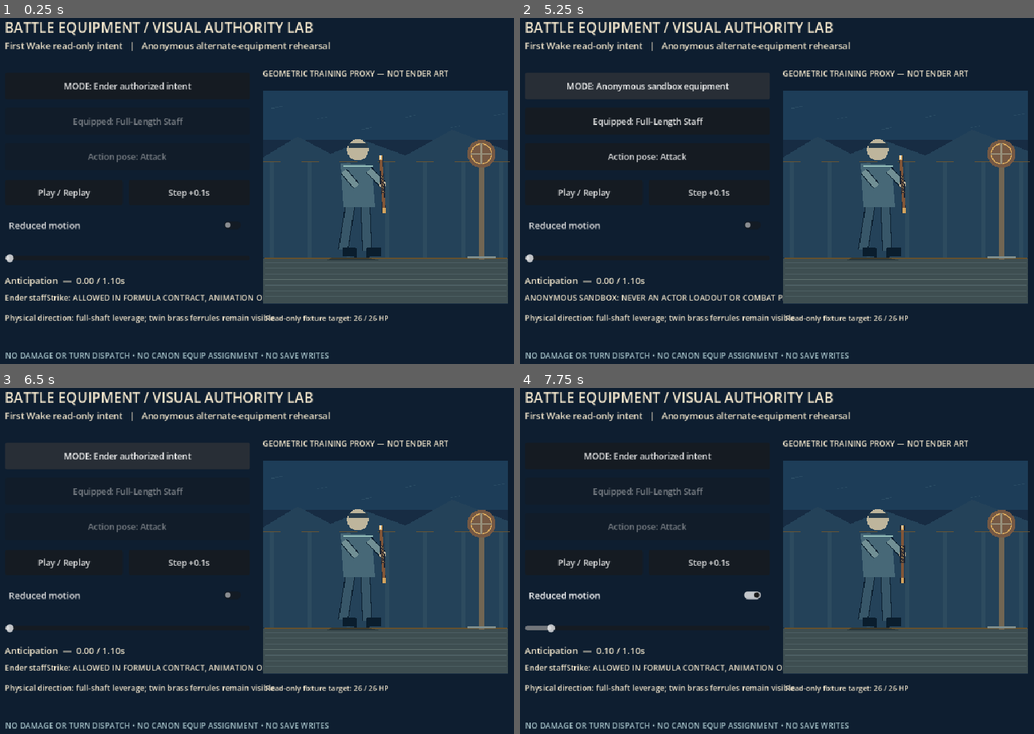
Above: before the commit, frames 1-4 (two rows, left to right).
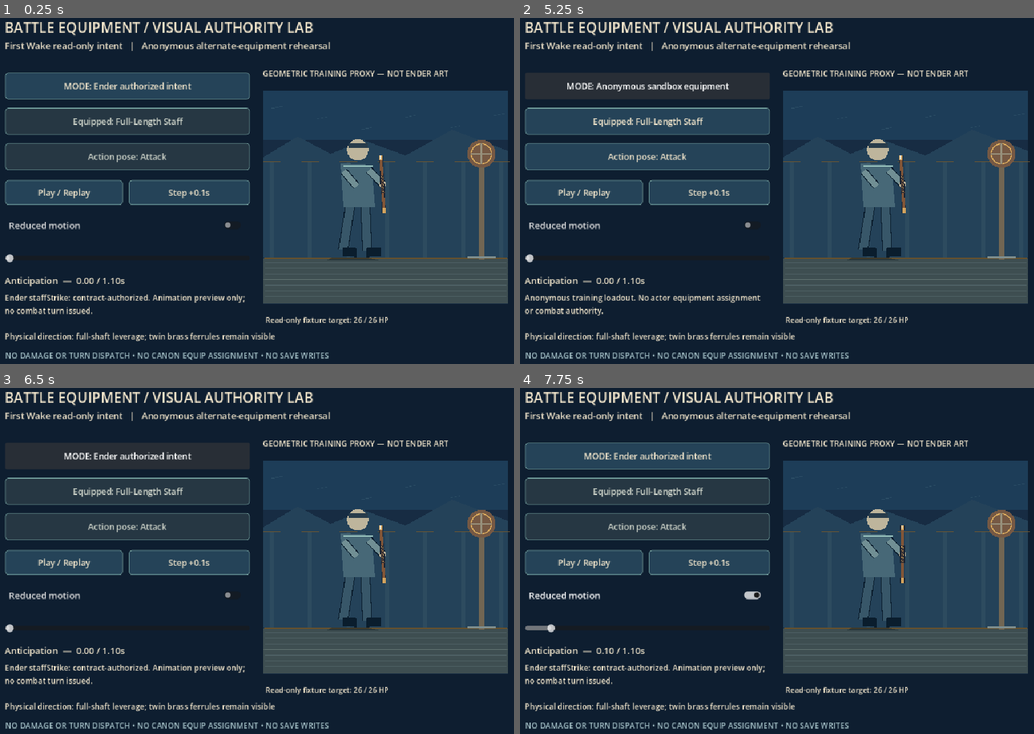
Above: after the commit, the same moments.

Repository: ndrorchestration/ToSailaStarrySky-jrpg
Game: Godot game, scene res://scenes/weapon_battle_equipment_review.tscn
Same seed, same stepped clock (60 frames per second), same inputs: the game is played once before the commit and once after it. This scene is started directly instead of the project's main scene.
Inputs:
- Up to frame 1 (0.25 s): no input
- Up to frame 2 (5.25 s): click "Play / Replay" at 0.5 s; tap Enter at 1.25 s; hold Right (ui_right) 1.28-2 s; tap E at 1.35 s; click "Play / Replay" at 2 s; hold Down (ui_down) 2.78-3.5 s; tap R at 2.85 s; click "Play / Replay" at 3.5 s; hold Right (ui_right) 4.28-5 s; tap V at 4.35 s; click "MODE: Ender authorized intent" at 5 s
- Up to frame 3 (6.5 s): click "MODE: Anonymous sandbox equip…" at 5.75 s
- Up to frame 4 (7.75 s): click "Step +0.1s" at 6.5 s; click "Reduced motion" at 7.25 s

The runs differ from the first frame. In frame 1, 16% of the frame differs, in the area x 0-76%, y 15-94%; in frame 2, 13%; in frame 3, 13%; in frame 4, 16%.

Commit message:
fix(godot): improve battle review button contrast and separate authority/target/cue labels

Diff:
--- a/godot/scripts/weapon_battle_equipment_review.gd
+++ b/godot/scripts/weapon_battle_equipment_review.gd
@@ -85,6 +85,18 @@
     entry.position = at
     entry.size = dimensions
     entry.add_theme_font_size_override("font_size",15)
+    entry.add_theme_color_override("font_color",PAPER)
+    entry.add_theme_color_override("font_hover_color",Color("#ffffff"))
+    entry.add_theme_color_override("font_disabled_color",Color("#d0d6cb"))
+    var surface := StyleBoxFlat.new()
+    surface.bg_color = Color("#254358")
+    surface.border_color = Color("#6e9998")
+    surface.set_border_width_all(1)
+    surface.set_corner_radius_all(5)
+    entry.add_theme_stylebox_override("normal",surface)
+    var inactive := surface.duplicate()
+    inactive.bg_color = Color("#263743")
+    entry.add_theme_stylebox_override("disabled",inactive)
     add_child(entry)
     return entry
 
@@ -128,15 +140,16 @@
     add_child(timeline_slider)
 
     phase_label = _label("",Vector2(30,472),Vector2(449,30),16)
-    authority_label = _label("",Vector2(30,505),Vector2(913,27),14)
-    cue_label = _label("",Vector2(30,541),Vector2(913,27),14)
+    authority_label = _label("",Vector2(30,505),Vector2(439,55),14)
+    authority_label.autowrap_mode = TextServer.AUTOWRAP_WORD_SMART
+    cue_label = _label("",Vector2(30,574),Vector2(910,27),14)
 
     pose_node = Pose.new()
     pose_node.name = "ReadOnlyEquippedBattleRig"
     pose_node.position = Vector2(708,331)
     add_child(pose_node)
     _label("GEOMETRIC TRAINING PROXY — NOT ENDER ART",Vector2(489,105),Vector2(460,26),14)
-    target_label = _label("",Vector2(494,542),Vector2(450,26),13)
+    target_label = _label("",Vector2(494,545),Vector2(450,26),13)
     var footer := _label(
         "NO DAMAGE OR TURN DISPATCH • NO CANON EQUIP ASSIGNMENT • NO SAVE WRITES",
         Vector2(31,608),Vector2(899,28),14)
@@ -214,9 +227,9 @@
         str(entry["phase"]).capitalize(),float(entry["elapsed"]),float(entry["duration"])
     ]
     authority_label.text = (
-        "Ender staffStrike: ALLOWED IN FORMULA CONTRACT, ANIMATION ONLY — NOT EXECUTED"
+        "Ender staffStrike: contract-authorized. Animation preview only; no combat turn issued."
         if authorized_intent_mode else
-        "ANONYMOUS SANDBOX: NEVER AN ACTOR LOADOUT OR COMBAT PERMISSION"
+        "Anonymous training loadout. No actor equipment assignment or combat authority."
     )
     cue_label.text = "Physical direction: "+str(entry["cue"])
     target_label.text = "Read-only fixture target: %d / %d HP" % [
